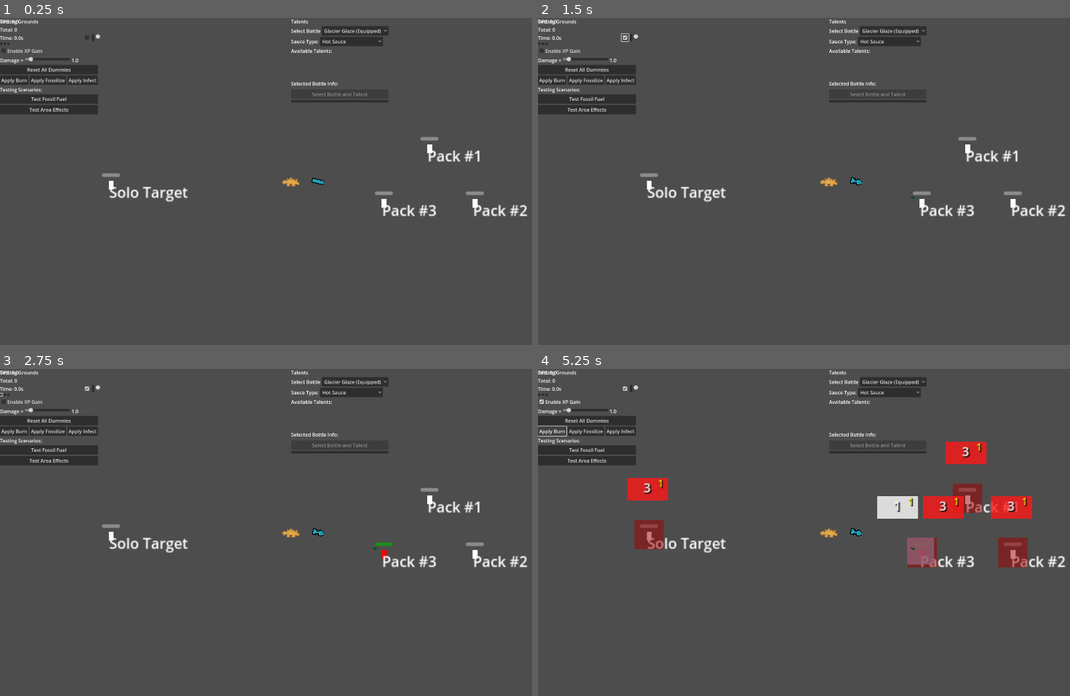
Above: before the commit, frames 1-4 (two rows, left to right).
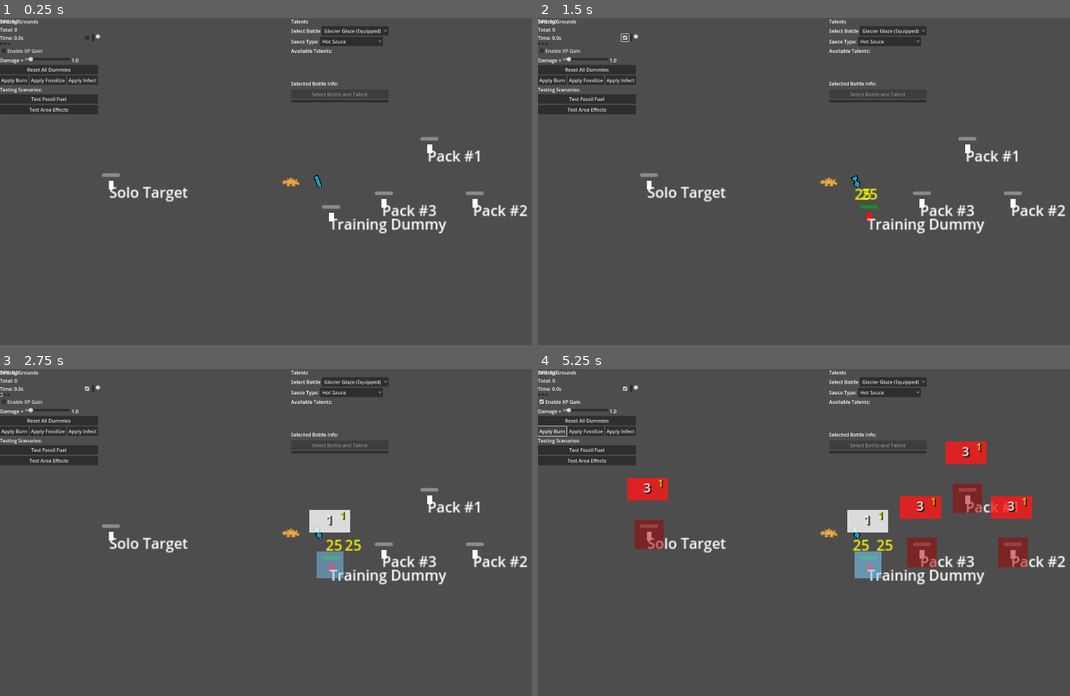
Above: after the commit, the same moments.

Repository: DadImScared/nuggs-and-zuggs-revamped
Game: Godot game, scene res://Scenes/TestingGrounds/testing_grounds.tscn
Two runs of this game, one before a commit and one after it. Both use one fixed random seed, a clock stepped at 60 frames per second and the inputs below. This scene is started directly instead of the project's main scene.
Inputs (mouse positions are in pixels of both pictures, inside the frame that each line leads up to):
- Up to frame 1 (0.25 s): no input
- Up to frame 2 (1.5 s): click "Hot Sauce" at 0.5 s; click (623, 37) at 1.25 s
- Up to frame 3 (2.75 s): click (0, 395) at 2 s
- Up to frame 4 (5.25 s): click (543, 395) at 2.75 s; click (548, 395) at 3.5 s; click "Enable XP Gain" at 4.25 s; click "Apply Burn" at 5 s

The runs differ from the first frame. In frame 1, 0.5% of the frame differs, in the area x 58-84%, y 48-66%; in frame 2, 0.6%; in frame 3, 1.5%; in frame 4, 2.7%, in the area x 58-84%, y 38-66%.

Commit message:
add frozen winds

Diff:
--- a/Effects/IceCrystal/ice_crystal.gd
+++ b/Effects/IceCrystal/ice_crystal.gd
@@ -25,8 +25,6 @@
 	# Create emergence animation
 	_animate_emergence()
 
-	print("🧊 Ice crystal created with %.1f damage" % damage)
-
 func setup_crystal(crystal_damage: float, bottle_id: String, crystal_color: Color = Color.CYAN):
 	"""Initialize the ice crystal with damage and source"""
 	damage = crystal_damage
@@ -41,7 +39,7 @@
 		sprite.material = CanvasItemMaterial.new()
 		sprite.material.blend_mode = CanvasItemMaterial.BLEND_MODE_ADD
 
-		print("🧊 Ice crystal sprite setup: scale=%s" % sprite.scale)
+		#print("🧊 Ice crystal sprite setup: scale=%s" % sprite.scale)
 	else:
 		print("❌ No sprite found in ice crystal!")
 
@@ -51,7 +49,7 @@
 	# Remove the debug circle and add ice particles instead
 	_create_ice_particles()
 
-	print("🧊 Ice crystal setup complete - proper ice spike!")
+	#print("🧊 Ice crystal setup complete - proper ice spike!")
 
 func _create_ice_particles():
 	"""Create ice particle effects around the crystal"""
@@ -81,7 +79,7 @@
 		print("❌ No sprite for emergence animation!")
 		return
 
-	print("🧊 Starting ice emergence animation")
+	#print("🧊 Starting ice emergence animation")
 
 	# Start buried and emerge upward
 	sprite.scale = Vector2(3.0, 0.1)  # Start very flat
@@ -101,7 +99,7 @@
 	# Slight crystal formation sound effect (visual)
 	tween.tween_callback(_create_formation_particles).set_delay(0.2)
 
-	print("🧊 Ice emergence animation started!")
+	#print("🧊 Ice emergence animation started!")
 
 func _create_formation_particles():
 	"""Create particles when ice crystal forms"""
@@ -134,7 +132,7 @@
 	# Deal damage to enemy
 	if body.has_method("take_damage_from_source"):
 		body.take_damage_from_source(damage, source_bottle_id)
-		print("🧊 Ice crystal hit %s for %.1f damage" % [body.name, damage])
+		#print("🧊 Ice crystal hit %s for %.1f damage" % [body.name, damage])
 
 	# Create hit effect
 	_create_hit_effect(body.global_position)
@@ -191,7 +189,7 @@
 		tween.tween_property(shard, "rotation", randf_range(-TAU, TAU), 0.4)
 		tween.tween_callback(shard.queue_free)
 
-	print("🧊 Ice crystal shattered!")
+	#print("🧊 Ice crystal shattered!")
 
 # Optional: Add physics for more dynamic crystals
 func add_physics_body():
--- a/Effects/IceCrystal/ice_crystal.tscn
+++ b/Effects/IceCrystal/ice_crystal.tscn
@@ -8,6 +8,7 @@
 size = Vector2(2.5, 7.5)
 
 [node name="IceCrystal" type="Area2D"]
+collision_mask = 2
 script = ExtResource("1_pfk77")
 
 [node name="Sprite2D" type="Sprite2D" parent="."]
--- /dev/null
+++ b/SauceActions/Cold/Triggers/frozen_winds.gd
@@ -0,0 +1,164 @@
+# SauceActions/Cold/Triggers/frozen_winds.gd
+class_name FrozenWindsTrigger
+extends BaseTriggerAction
+
+func _init() -> void:
+	trigger_name = "frozen_winds"
+	trigger_description = "Unleash freezing winds that damage and push back enemies in a radius"
+
+func execute_trigger(bottle: ImprovedBaseSauceBottle, data: EnhancedTriggerData):
+	var enemy = data.effect_parameters.hit_enemy
+
+	if not enemy or not is_instance_valid(enemy):
+		return
+
+	# Get parameters from trigger data
+	var damage = data.effect_parameters.get("damage", 25)
+	var radius = data.effect_parameters.get("radius", 100)
+	var force = data.effect_parameters.get("force", 20)
+	var stacks = data.effect_parameters.get("stacks", 6)
+
+	# Get wind center position from hit enemy
+	var wind_center = enemy.global_position
+
+	# Apply damage and effects to all enemies in radius
+	var enemies_in_radius = get_enemies_in_radius(wind_center, radius)
+
+	for target_enemy in enemies_in_radius:
+		if not is_instance_valid(target_enemy):
+			continue
+
+		# Apply damage
+		if target_enemy.has_method("take_damage_from_source"):
+			target_enemy.take_damage_from_source(damage, bottle.bottle_id)
+		elif target_enemy.has_method("take_damage"):
+			target_enemy.take_damage(damage)
+
+		# Apply cold stacks using the Effects system
+		if Effects.cold:
+			print("has cold?-----------------")
+			var cold_params = {
+				"duration": 5.0,
+				"max_stacks": 6,
+				"stack_value": 1.0,
+				"slow_per_stack": 0.15,
+				"freeze_threshold": 6,
+				"cold_color": Color(0.7, 0.9, 1.0, 0.8)
+			}
+			Effects.cold.apply_from_talent(target_enemy, bottle, stacks, cold_params)
+
+		# Apply knockback force
+		#_apply_knockback_force(target_enemy, wind_center, force)
+
+	# Create visual effect for the frozen winds
+	_create_frozen_winds_visual.call_deferred(wind_center, radius)
+
+	DebugControl.debug_status("🌬️ Frozen Winds: %d enemies affected in radius %.0f" % [enemies_in_radius.size(), radius])
+
+func _apply_knockback_force(target_enemy: Node2D, wind_center: Vector2, force: float):
+	"""Apply knockback force pushing enemies away from wind center"""
+	var direction = (target_enemy.global_position - wind_center).normalized()
+
+	# Apply force based on distance (closer = more force)
+	var distance = wind_center.distance_to(target_enemy.global_position)
+	var max_distance = 100.0  # Max knockback distance
+	var force_multiplier = 1.0 - (distance / max_distance)
+	force_multiplier = max(force_multiplier, 0.1)  # Minimum 10% force
+
+	# Increase base force significantly and apply multiplier
+	var final_force = force * 30.0 * force_multiplier  # Much stronger knockback
+
+	# Apply the external velocity if enemy supports it
+	if target_enemy.has_method("apply_external_velocity"):
+		target_enemy.apply_external_velocity(direction * final_force)
+		DebugControl.debug_status("💨 Knockback applied: %.1f force to enemy at distance %.1f" % [final_force, distance])
+	elif "velocity" in target_enemy:
+		target_enemy.velocity += direction * final_force
+
+func _create_frozen_winds_visual(center: Vector2, radius: float):
+	"""Create visual effect for frozen winds"""
+	var scene = Engine.get_main_loop().current_scene
+
+	# Create base explosion effect with ice color
+	VisualEffectManager.create_explosion_visual(center, radius, Color(0.7, 0.9, 1.0, 0.6))
+
+	# Create swirling ice particles directly
+	var particle_count = 12
+	for i in range(particle_count):
+		var angle = (i / float(particle_count)) * TAU
+		var spawn_radius = radius * 0.3
+		var spawn_pos = center + Vector2.RIGHT.rotated(angle) * spawn_radius
+
+		# Create ice crystal effect
+		var ice_crystal_scene = preload("res://Effects/IceCrystal/ice_crystal.tscn")
+		if ice_crystal_scene:
+			var ice_crystal = ice_crystal_scene.instantiate()
+			if ice_crystal:
+				scene.add_child(ice_crystal)
+				ice_crystal.global_position = spawn_pos
+				ice_crystal.modulate = Color(0.8, 0.95, 1.0, 0.9)
+
+				# Create spiral motion using tween
+				var tween = ice_crystal.create_tween()
+				var spiral_duration = 1.5
+				var points_per_revolution = 8
+				var revolutions = 2
+				var total_points = points_per_revolution * revolutions
+
+				# Create sequential spiral movement
+				for j in range(total_points):
+					var progress = j / float(total_points)
+					var spiral_angle = angle + (progress * revolutions * TAU)
+					var spiral_radius = spawn_radius + (progress * radius * 0.7)
+					var point = center + Vector2.RIGHT.rotated(spiral_angle) * spiral_radius
+					var step_duration = spiral_duration / total_points
+
+					tween.tween_property(ice_crystal, "global_position", point, step_duration)
+
+				tween.parallel().tween_property(ice_crystal, "modulate:a", 0.0, 0.5)
+				tween.tween_callback(ice_crystal.queue_free)
+
+	# Create wind lines
+	_create_wind_lines(center, radius)
+
+func _create_wind_particles(center: Vector2, radius: float):
+	"""Create particle effects around the wind area"""
+	# This is now handled in _create_frozen_winds_visual()
+	pass
+
+func _create_wind_lines(center: Vector2, radius: float):
+	"""Create visual wind lines emanating from center"""
+	var scene = Engine.get_main_loop().current_scene
+	var line_count = 6
+
+	for i in range(line_count):
+		var angle = (i / float(line_count)) * TAU
+		var start_pos = center + Vector2.RIGHT.rotated(angle) * (radius * 0.2)
+		var end_pos = center + Vector2.RIGHT.rotated(angle) * radius
+
+		# Create a simple line effect using a ColorRect
+		var line = ColorRect.new()
+		line.color = Color(0.8, 0.95, 1.0, 0.7)
+		line.size = Vector2(2, start_pos.distance_to(end_pos))
+		scene.add_child(line)
+
+		# Position and rotate the line
+		line.global_position = start_pos
+		line.rotation = angle + PI/2  # Perpendicular to direction
+
+		# Animate the line
+		var tween = line.create_tween()
+		tween.tween_property(line, "modulate:a", 0.0, 0.8)
+		tween.tween_callback(line.queue_free)
+
+func should_trigger_on_hit(source_bottle: ImprovedBaseSauceBottle, trigger_data: EnhancedTriggerData, hit_enemy: Node2D, projectile: Area2D = null) -> bool:
+	"""Override to check specific conditions for frozen winds"""
+	if trigger_data.trigger_type != TriggerEffectResource.TriggerType.ON_HIT:
+		return false
+
+	# Check chance
+	var chance = trigger_data.trigger_condition.get("chance", 1.0)
+	if randf() > chance:
+		return false
+
+	return true
--- a/Scenes/Enemies/base_enemy_script.gd
+++ b/Scenes/Enemies/base_enemy_script.gd
@@ -454,17 +454,6 @@
 		var bonus_damage = actual_damage * get_meta("damage_amplification")
 		actual_damage += bonus_damage
 		#print("⚡ Amplified: +%.1f bonus damage" % bonus_damage)
-	var timestamp = Time.get_time_string_from_system()
-	if "Glacier Glaze" in source_bottle_id:
-		print("🎯 PRECISE DAMAGE TRACKING:")
-		print("  Time: %s" % timestamp)
-		print("  Source: %s" % source_bottle_id)
-		print("  Damage: %.1f" % actual_damage)
-		print("  Enemy Health: %.1f → %.1f" % [health, health - actual_damage])
-
-		# Check what cold effects are active
-		print("  Active cold stacks: %d" % get_total_stack_count("cold"))
-		print("  Cold effect present: %s" % str(stacking_effects.keys()))
 	# Rest of existing damage logic...
 	health -= actual_damage
 	# NEW: Update generic health bar instead of old container
--- a/Scenes/TestingGrounds/testing_grounds.tscn
+++ b/Scenes/TestingGrounds/testing_grounds.tscn
@@ -1,7 +1,8 @@
-[gd_scene load_steps=4 format=3 uid="uid://csxnd8hghuh4n"]
+[gd_scene load_steps=5 format=3 uid="uid://csxnd8hghuh4n"]
 
 [ext_resource type="PackedScene" uid="uid://pauhynd1wg0o" path="res://Scenes/player.tscn" id="1_2buht"]
 [ext_resource type="Script" uid="uid://hmkarw5knoy7" path="res://Scenes/TestingGrounds/testing_grounds.gd" id="1_oruub"]
+[ext_resource type="PackedScene" uid="uid://byhb6cur27gx1" path="res://Scenes/TestingGrounds/training_dummy.tscn" id="3_1pmvj"]
 [ext_resource type="PackedScene" uid="uid://ucu3p74t3jwq" path="res://Scenes/TestingGrounds/talent_panel.tscn" id="3_r37b8"]
 
 [node name="TestingGrounds" type="Node2D"]
@@ -18,6 +19,9 @@
 [node name="Player" parent="." instance=ExtResource("1_2buht")]
 
 [node name="DummySpawns" type="Node2D" parent="."]
+
+[node name="TrainingDummy" parent="DummySpawns" instance=ExtResource("3_1pmvj")]
+position = Vector2(42, 35)
 
 [node name="UI" type="CanvasLayer" parent="."]
 
--- a/Singletons/talent_manager.gd
+++ b/Singletons/talent_manager.gd
@@ -118,15 +118,13 @@
 
 		available.append(talent)
 
-	print("🎯 %d available talents for tier %s" % [available.size(), TalentTier.keys()[tier]])
+	#print("🎯 %d available talents for tier %s" % [available.size(), TalentTier.keys()[tier]])
 	return available
 
 func _select_smart_talents(available_talents: Array[Talent], bottle: ImprovedBaseSauceBottle, count: int) -> Array[Talent]:
 	"""Use smart selection with 40% coherence to pick talents"""
 	var selected: Array[Talent] = []
 	var bottle_themes = _analyze_bottle_themes(bottle)
-
-	print("📊 Bottle theme analysis: %s" % str(bottle_themes))
 
 	for i in range(count):
 		var talent = _pick_next_talent(available_talents, selected, bottle_themes)
@@ -143,7 +141,6 @@
 	var talent_names = []
 	for t in selected:
 		talent_names.append(t.talent_name)
-	print("✨ Selected talents: %s" % str(talent_names))
 	return selected
 
 func _analyze_bottle_themes(bottle: ImprovedBaseSauceBottle) -> Dictionary:
@@ -189,7 +186,6 @@
 			return t.has_theme(dominant_theme)
 		)
 		if matching_talents.size() > 0 and selected_themes[dominant_theme] < MAX_SAME_THEME:
-			print("🎯 Coherence: Picking %s theme talent" % TalentTheme.keys()[dominant_theme])
 			return matching_talents[randi() % matching_talents.size()]
 
 	# Ensure variety - never pick more than 2 of same theme (NEW: uses primary theme)
@@ -202,7 +198,6 @@
 		# Emergency fallback
 		return available[randi() % available.size()]
 
-	print("🎲 Random selection from %d valid talents" % valid_talents.size())
 	return valid_talents[randi() % valid_talents.size()]
 
 func _bottle_has_talent(bottle: ImprovedBaseSauceBottle, talent_name: String) -> bool:
--- a/Talents/glacier_glaze.gd
+++ b/Talents/glacier_glaze.gd
@@ -12,13 +12,6 @@
 			"+50% cold effect duration - Ancient ice that never melts",
 			1,
 			[_create_permafrost_trigger()],
-			TalentManager.TalentTheme.DAMAGE
-		),
-		create_trigger_talent(
-			"Ice Crystals",
-			"20% chance on hit to create ice spikes - Frozen moisture crystallizes into deadly projectiles",
-			2,
-			[_create_ice_crystals_trigger()],
 			TalentManager.TalentTheme.DAMAGE
 		),
 		create_trigger_talent(
@@ -40,6 +33,13 @@
 			"snowballs mark enemies and turn them into machines that shoot snowballs",
 			2,
 			[_create_snowball_machine_trigger()],
+			TalentManager.TalentTheme.DAMAGE
+		),
+		create_trigger_talent(
+			"Frozen Winds",
+			"40% chance on hit to unleash freezing winds that damage and push back enemies in a radius",
+			2,
+			[_create_frozen_winds()],
 			TalentManager.TalentTheme.DAMAGE
 		)
 		#create_trigger_talent(
@@ -124,3 +124,16 @@
 		"duration": 5
 	}
 	return trigger
+
+func _create_frozen_winds() -> TriggerEffectResource:
+	var trigger = TriggerEffectResource.new()
+	trigger.trigger_name = "frozen_winds"
+	trigger.trigger_type = TriggerEffectResource.TriggerType.ON_HIT
+	trigger.trigger_condition["chance"] = 0.4
+	trigger.effect_parameters = {
+		"damage": 25,
+		"radius": 100,
+		"force": 20,
+		"stacks": 6
+	}
+	return trigger
Not shown, added: SauceActions/Cold/Triggers/frozen_winds.gd.uid
